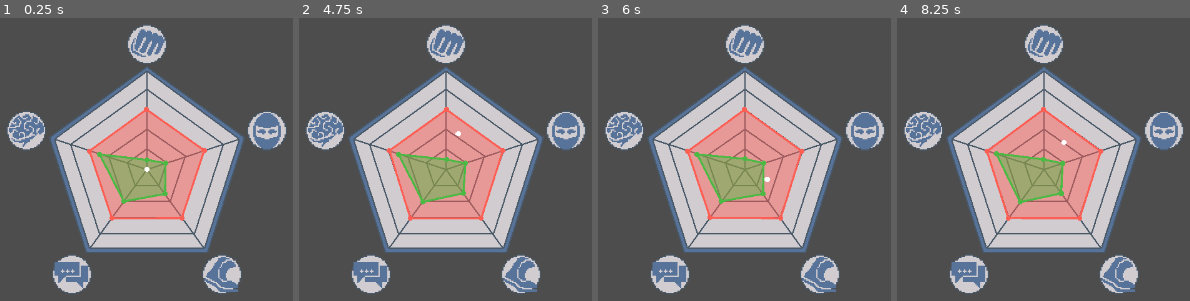
Above: before the commit, frames 1-4 (left to right).
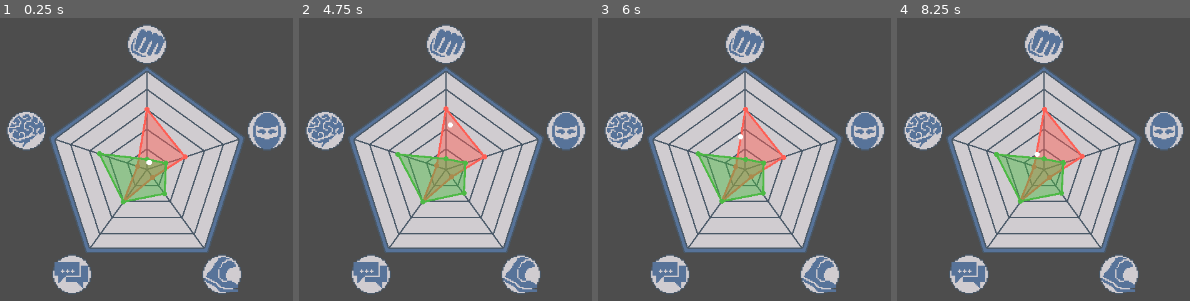
Above: after the commit, the same moments.

Repository: jakedruth/GGJ_2026
Game: Godot game, scene res://Scenes/DispatchScreen.tscn
Two runs of this game, one before a commit and one after it. Both use one fixed random seed, a clock stepped at 60 frames per second and the inputs below.
Inputs (mouse positions are in pixels of both pictures, inside the frame that each line leads up to):
- Up to frame 1 (0.25 s): no input
- Up to frame 2 (4.75 s): move the mouse to (outside the picture) at 0.52 s; click (outside the picture) at 0.67 s; drag from (outside the picture) to (407, 289) at 1.27 s; move the mouse to (524, 100) at 2.02 s; click (524, 100) at 2.17 s; drag from (407, 289) to (outside the picture) at 2.77 s; move the mouse to (outside the picture) at 3.52 s; click (outside the picture) at 3.67 s; drag from (outside the picture) to (325, 88) at 4.27 s
- Up to frame 3 (6 s): move the mouse to (785, 199) at 5.02 s; click (785, 199) at 5.17 s; drag from (624, 88) to (outside the picture) at 5.77 s
- Up to frame 4 (8.25 s): move the mouse to (outside the picture) at 6.52 s; click (outside the picture) at 6.67 s; drag from (outside the picture) to (1005, 289) at 7.27 s; move the mouse to (1122, 100) at 8.02 s; click (1122, 100) at 8.17 s

The runs differ from the first frame. In frame 1, 8.5% of the frame differs, in the area x 29-71%, y 31-72%; in frame 2, 8.4%; in frame 3, 8.3%; in frame 4, 8.5%.

Commit message:
Refactored stat to statblock

Diff:
--- a/Resources/player_01.tres
+++ b/Resources/player_01.tres
@@ -1,6 +1,6 @@
-[gd_resource type="Resource" script_class="Stats" format=3 uid="uid://dv56gjovmmehd"]
+[gd_resource type="Resource" script_class="StatBlock" format=3 uid="uid://dv56gjovmmehd"]
 
-[ext_resource type="Script" uid="uid://8mnpkj1dxmlk" path="res://Scripts/Stats.gd" id="1_fsoxb"]
+[ext_resource type="Script" uid="uid://ytpjxfbw0q4q" path="res://Scripts/StatBlock.gd" id="1_fsoxb"]
 
 [resource]
 script = ExtResource("1_fsoxb")
--- a/Resources/player_02.tres
+++ /dev/null
@@ -1,14 +0,0 @@
-[gd_resource type="Resource" script_class="Stats" format=3 uid="uid://b4yan1k1yo5dk"]
-
-[ext_resource type="Script" uid="uid://8mnpkj1dxmlk" path="res://Scripts/Stats.gd" id="1_0kaaj"]
-
-[resource]
-script = ExtResource("1_0kaaj")
-data = Dictionary[int, int]({
-0: 1,
-1: 2,
-2: 1,
-3: 3,
-4: 2
-})
-metadata/_custom_type_script = "uid://8mnpkj1dxmlk"
--- a/Resources/quest_01.tres
+++ b/Resources/quest_01.tres
@@ -1,14 +1,14 @@
-[gd_resource type="Resource" script_class="Stats" format=3 uid="uid://l4aqudaqw4mi"]
+[gd_resource type="Resource" script_class="StatBlock" format=3 uid="uid://l4aqudaqw4mi"]
 
-[ext_resource type="Script" uid="uid://8mnpkj1dxmlk" path="res://Scripts/Stats.gd" id="1_6uqer"]
+[ext_resource type="Script" uid="uid://ytpjxfbw0q4q" path="res://Scripts/StatBlock.gd" id="1_6uqer"]
 
 [resource]
 script = ExtResource("1_6uqer")
 data = Dictionary[int, int]({
 0: 6,
-1: 6,
-2: 6,
-3: 6,
-4: 6
+1: 4,
+2: 1,
+3: 4,
+4: 1
 })
 metadata/_custom_type_script = "uid://8mnpkj1dxmlk"
--- a/Scenes/DispatchScreen.tscn
+++ b/Scenes/DispatchScreen.tscn
@@ -23,8 +23,8 @@
 questStats = ExtResource("3_5n2wf")
 questPoly = NodePath("TextureRect/QuestPoly")
 teamPoly = NodePath("TextureRect/TeamPoly")
-jitterRate = 0.1
-jitterRange = 0.1
+jitterRate = 0.25
+jitterRange = 0.75
 
 [node name="TextureRect" type="TextureRect" parent="." unique_id=387817493]
 layout_mode = 1
--- a/Scripts/GameManager.gd
+++ b/Scripts/GameManager.gd
@@ -1,7 +1,7 @@
 extends Node
 
-@export var characterStats: Stats;
-@export var questStats: Stats;
+@export var characterStats: StatBlock;
+@export var questStats: StatBlock;
 @export var questPoly: Polygon2D;
 @export var teamPoly: Polygon2D;
 @export var jitterRate: float;
@@ -18,8 +18,8 @@
 
 # Called when the node enters the scene tree for the first time.
 func _ready() -> void:
-	_set_polygon(questPoly, questStats._to_packedVector2Array());
-	_set_polygon(teamPoly, characterStats._to_packedVector2Array());
+	_set_polygon(questPoly, questStats.get_polygon());
+	_set_polygon(teamPoly, characterStats.get_polygon());
 
 	ball = get_node("TextureRect/center/Sprite2D") as Node2D
 	_reset_ball()
--- a/Scripts/Stats.gd
+++ b/Scripts/StatBlock.gd
@@ -1,4 +1,4 @@
-class_name Stats extends Resource
+class_name StatBlock extends Resource
 
 enum Stat {
 	POW,
@@ -19,7 +19,7 @@
 var _polygon: PackedVector2Array;
 
 
-func get_overlap_area_ratio(other: Stats) -> float:
+func get_overlap_area_ratio(other: StatBlock) -> float:
 	var _a = _to_packedVector2Array();
 	var _b = other._to_packedVector2Array();
 	var _overlap = Geometry2D.intersect_polygons(_a, _b)[0];
@@ -33,7 +33,7 @@
 	return ratio;
 
 
-func get_overlap_with_other(other: Stats) -> PackedVector2Array:
+func get_overlap_with_other(other: StatBlock) -> PackedVector2Array:
 	var _a = _to_packedVector2Array()
 	var _b = other._to_packedVector2Array()
 	var overlap = Geometry2D.intersect_polygons(_a, _b);
@@ -86,3 +86,6 @@
 	area = (productA - productB) * 0.5
 
 	return area;
+
+func add_stats(other: StatBlock) -> StatBlock:
+	return other;
Not shown, added: Scripts/StatBlock.gd.uid
Not shown, removed: Scripts/Stats.gd.uid
